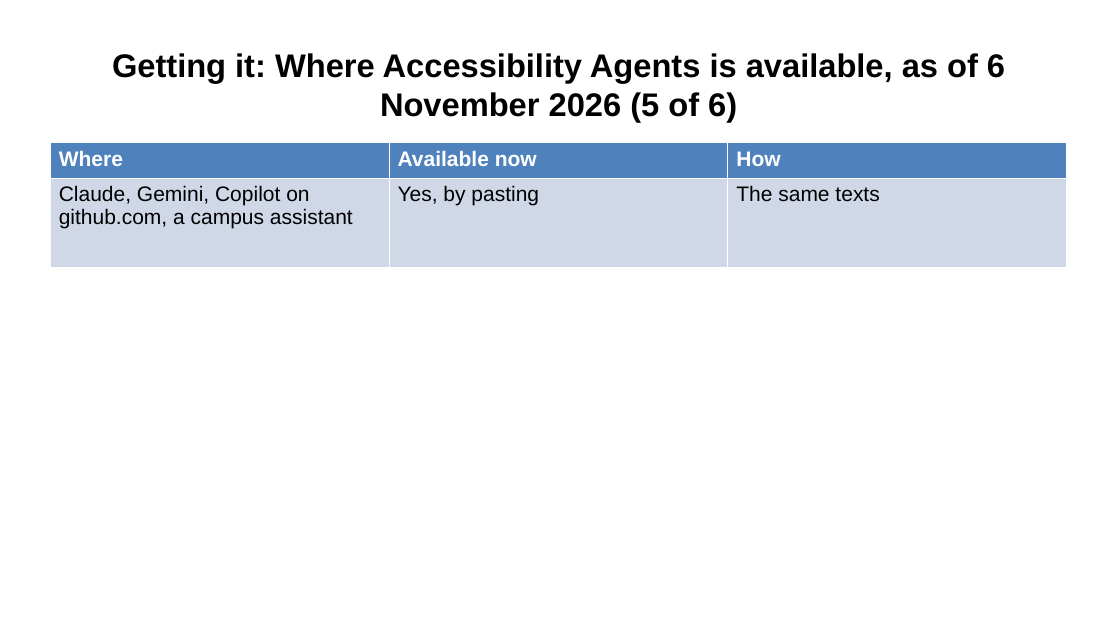
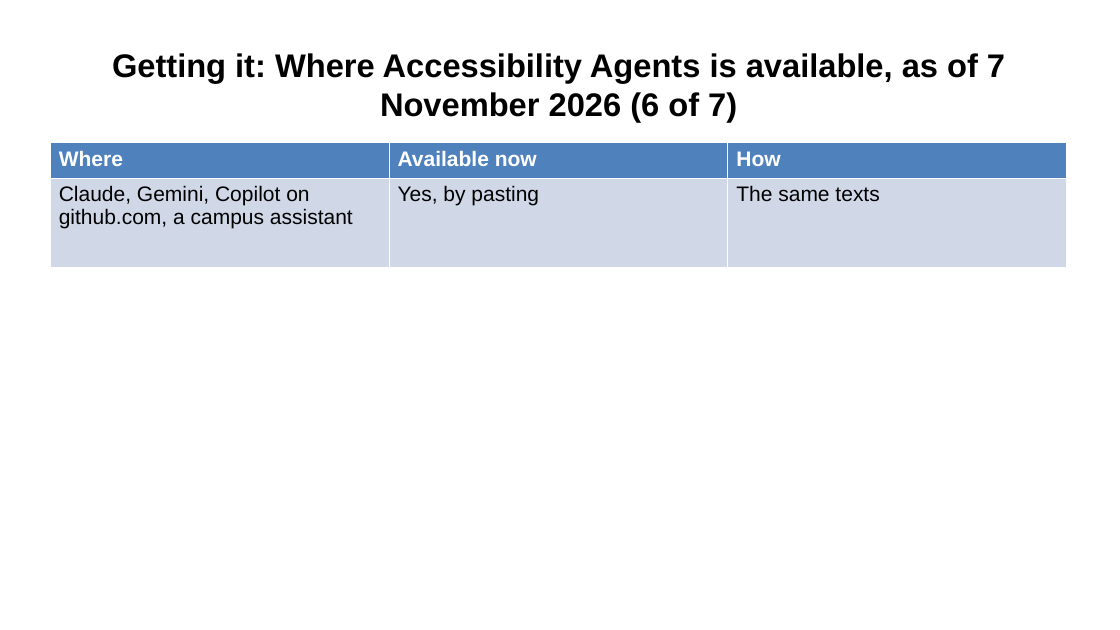
Before and after one commit to Community-Access/glow, a slide deck: slide 25 of docs/ahg-2026/kit/accessibility-agents.pptx (slide 22 before the commit). Drawn at 1120x630 pixels with LibreOffice and Linux fonts; fonts in the diff are those of the drawing. Boxes give left, top, right and bottom in pixels: in the first picture for what was removed or moved away, otherwise in the second. Text is boxed around its words. In the diff, an @@ line names an element or a change of style, - is before the commit and + after.

```diff
--- a/docs/ahg-2026/kit/accessibility-agents.pptx
+++ b/docs/ahg-2026/kit/accessibility-agents.pptx
@@ title at box(112, 53, 1005, 122): text changed @@
-Getting it: Where Accessibility Agents is available, as of 6 November 2026 (5 of 6)
+Getting it: Where Accessibility Agents is available, as of 7 November 2026 (6 of 7)
```
Also in this commit, not shown: 7 other slides changed, 3 slides added, 4 other files.
